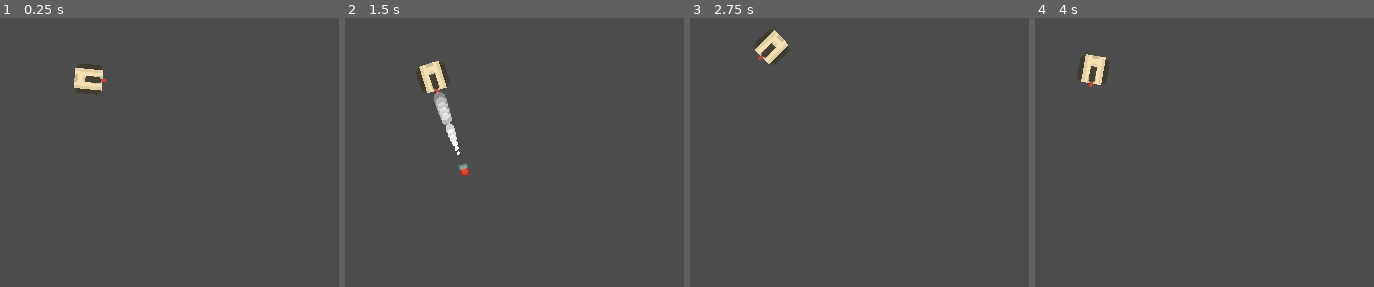
Above: before the commit, frames 1-4 (left to right).
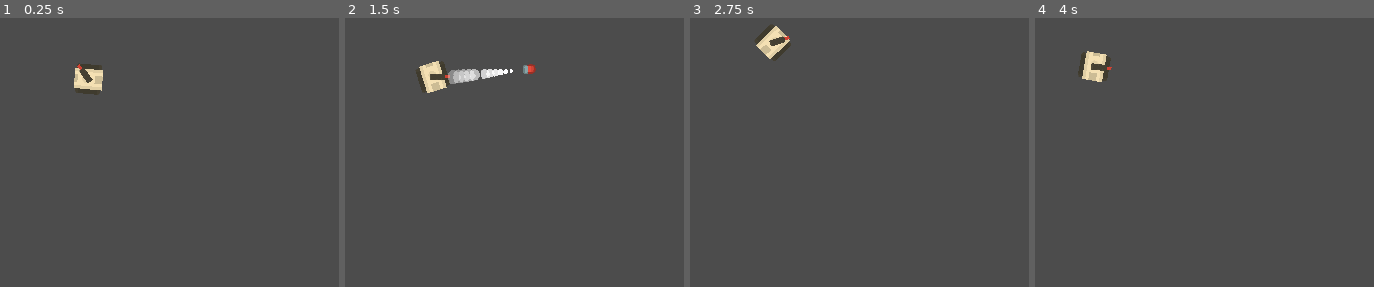
Above: after the commit, the same moments.

Repository: RuanSR/rogue-tank-game
Game: Godot game, scene res://src/Levels/TestLevel/View/TestArea.tscn
Same seed, same stepped clock (60 frames per second), same inputs: the game is played once before the commit and once after it. The engine's default icon, where the game draws it, is replaced by a stand-in: a white triangle on a blue panel in a dark square.
Inputs (mouse positions are in pixels of both pictures, inside the frame that each line leads up to):
- Up to frame 1 (0.25 s): no input
- Up to frame 2 (1.5 s): tap Enter at 0.5 s; move the mouse to (outside the picture) at 0.52 s; hold Right (ui_right) 0.53-1.28 s; tap Space at 1.25 s; move the mouse to (480, 77) at 1.27 s; hold Down (ui_down) from 1.28 s (still down)
- Up to frame 3 (2.75 s): move the mouse to (outside the picture) at 2.02 s; release Down (ui_down) at 2.03 s; hold Right (ui_right) from 2.03 s (still down)
- Up to frame 4 (4 s): move the mouse to (1292, 147) at 2.77 s; release Right (ui_right) at 2.78 s; hold Up (ui_up) 2.78-3.53 s; move the mouse to (outside the picture) at 3.52 s; hold Left (ui_left) from 3.53 s (still down)

The runs differ from the first frame. In frame 1, 0.2% of the frame differs, in the area x 22-32%, y 17-25%; in frame 2, 1.6%, in the area x 24-57%, y 17-60%; in frame 3, 0.7%; in frame 4, 0.4%.

Commit message:
feat: Refatorou apontamento torreta tank

Diff:
--- a/src/Modules/PlayerTank/Presenter/player_tank_presenter.gd
+++ b/src/Modules/PlayerTank/Presenter/player_tank_presenter.gd
@@ -31,7 +31,7 @@
 	var bullet: TankBulletView = _model._prefab_bullet.instance()
 	var muzzle: Position2D = _model.bullet_muzzle_position
 
-	var direction: Vector2 = Vector2(cos(_view.global_rotation), sin(_view.global_rotation)).normalized()
+	var direction: Vector2 = Vector2(cos(_model.tank_barrel_node.global_rotation), sin(_model.tank_barrel_node.global_rotation)).normalized()
 
 	bullet.init(direction, _self_ref)
 
@@ -49,7 +49,7 @@
 	_model.bullet_shot_sprite.set_rotation_degrees( - 90)
 
 func look_at_mouse() -> void:
-	_view.look_at(_view.get_global_mouse_position())
+	_model.tank_barrel_node.look_at(_view.get_global_mouse_position())
 
 func on_move() -> void:
 	var direction_value := 0
@@ -60,10 +60,7 @@
 	if (Input.is_action_pressed("ui_down")):
 		direction_value -= 1;
 
-	if (direction_value != 0):
-		_acceleration = lerp(_acceleration, _model.MAX_SPEED * direction_value, .03)
-	else:
-		_acceleration = lerp(_acceleration, 0, .05)
+	_acceleration = lerp(_acceleration, _model.MAX_SPEED * direction_value, .03)
 
 	var _linear_velocity = _view.move_and_slide(Vector2(cos(_view.rotation), sin(_view.rotation)) * _acceleration)
 
--- a/src/Modules/PlayerTank/View/PlayerTank.tscn
+++ b/src/Modules/PlayerTank/View/PlayerTank.tscn
@@ -54,10 +54,9 @@
 [node name="PlayerTank" type="KinematicBody2D"]
 collision_mask = 6
 script = ExtResource( 2 )
-speed_velocity = 100
 
 [node name="TankBodySkinManager" parent="." instance=ExtResource( 7 )]
-selected_index_texture = 5
+selected_index_texture = 6
 
 [node name="TankBodyCollisionPoly2D" type="CollisionPolygon2D" parent="."]
 polygon = PoolVector2Array( -15, -20, -21, -15, -21, 13, -14, 19, -10, 21, 10, 21, 15, 18, 21, 14, 21, -15, 18, -19, 13, -21, -14, -21 )
@@ -69,6 +68,7 @@
 [node name="TankBarrelNode2D" type="Node2D" parent="."]
 
 [node name="BarrelSkinManager" parent="TankBarrelNode2D" instance=ExtResource( 7 )]
+selected_index_texture = 3
 
 [node name="BulletMuzzlePosition2D" type="Position2D" parent="TankBarrelNode2D"]
 position = Vector2( 30, 0 )
--- a/src/Modules/PlayerTank/View/player_tank_view.gd
+++ b/src/Modules/PlayerTank/View/player_tank_view.gd
@@ -16,7 +16,7 @@
 	_presenter.on_move()
 	_presenter.on_rotate()
 	_presenter.on_shoot()
-	# _presenter.look_at_mouse()
+	_presenter.look_at_mouse()
 
 func _draw():
 	if (_is_editor_tool()):
